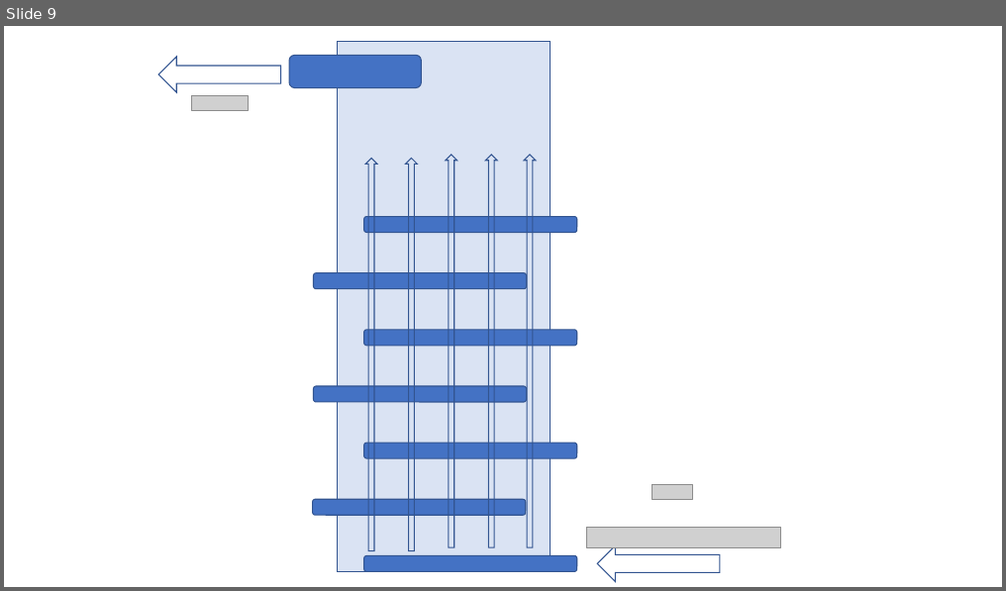
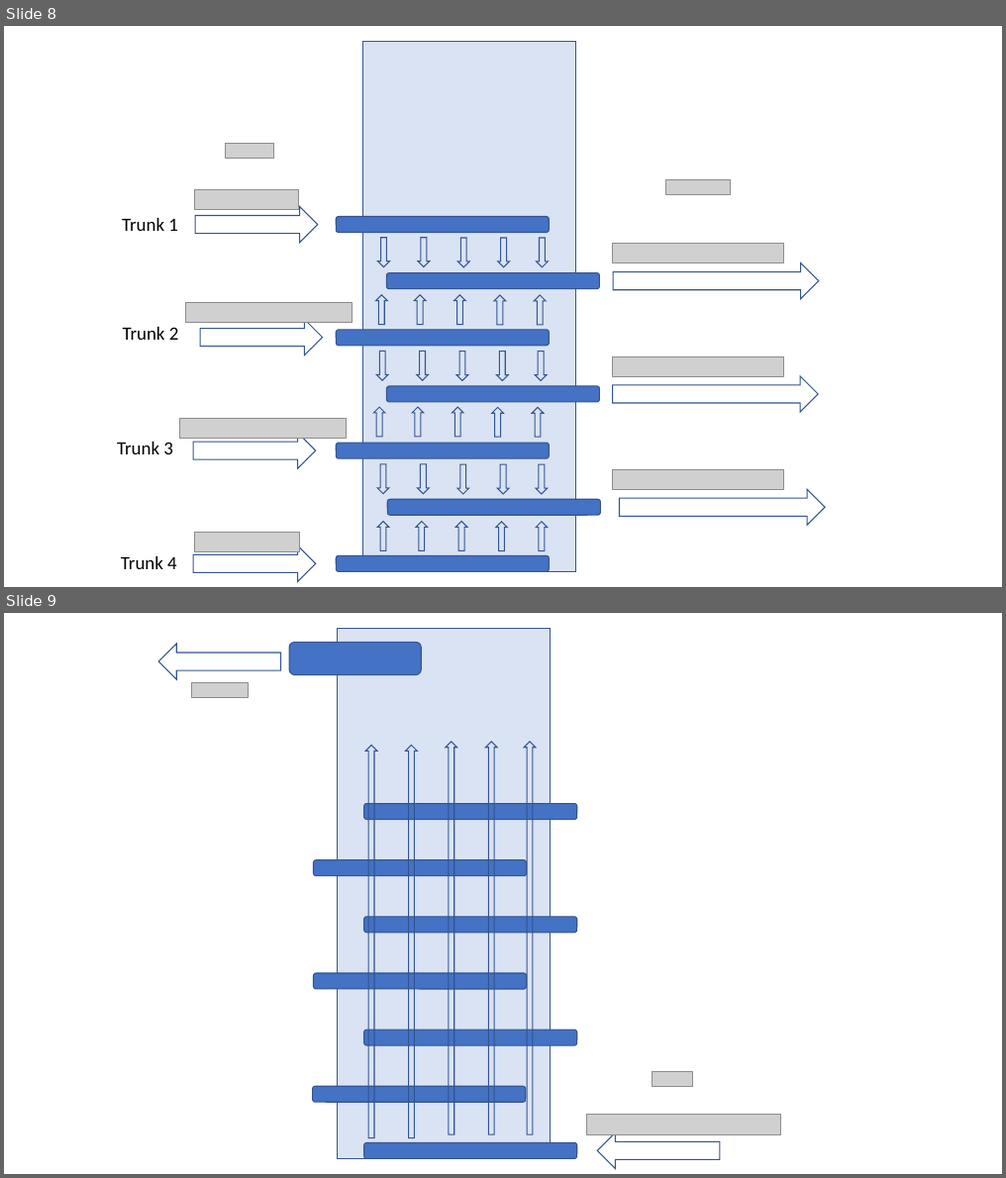
Before and after one commit to AguaClara/Textbook, a slide deck: ClareDiagrams.pptx. Shown one above the other, each under a label of ours: slide 9 before the commit, slides 8 and 9 after it. The pictures are 1006x591 and 1006x1178 pixels, drawn with LibreOffice and Linux fonts; fonts in the diff are those of the drawing; grey boxes stand for pictures. Boxes give left, top, right and bottom in pixels: in the first picture for what was removed or moved away, otherwise in the second. Text is boxed around its words. In the diff, an @@ line names an element or a change of style, - is before the commit and + after.

```diff
--- a/ClareDiagrams.pptx
+++ b/ClareDiagrams.pptx
@@ slide 8 added at [4,26,1002,587], background #FFFFFF @@
@@ picture added at [225,144,273,158] @@
@@ picture added at [195,190,299,209] @@
@@ picture added at [665,179,731,194] @@
@@ text added at [122,218,178,231], 18 pt, text #000000 @@
+Trunk 1
@@ right arrow added at [196,206,318,243], outline #325491 1 pt @@
@@ picture added at [613,244,783,264] @@
@@ right arrow added at [614,264,819,299], outline #325491 1 pt @@
@@ picture added at [185,303,351,323] @@
@@ right arrow added at [200,319,322,356], outline #325491 1 pt @@
@@ text added at [123,327,179,340], 18 pt, text #000000 @@
+Trunk 2
@@ right arrow added at [613,376,819,412], outline #325491 1 pt @@
@@ picture added at [613,357,784,377] @@
@@ picture added at [180,418,347,439] @@
@@ right arrow added at [193,433,316,470], outline #325491 1 pt @@
@@ text added at [117,442,173,455], 18 pt, text #000000 @@
+Trunk 3
@@ group added at [337,42,601,572]: 30 down arrows, 7 rounded rectangles, 1 rectangle @@
@@ picture added at [613,470,783,490] @@
@@ right arrow added at [620,489,826,525], outline #325491 1 pt @@
@@ text added at [121,557,177,570], 18 pt, text #000000 @@
+Trunk 4
@@ right arrow added at [193,547,316,582], outline #325491 1 pt @@
@@ picture added at [195,532,299,553] @@
```
Also in this commit, not shown: 1 slide removed, 3 other files.
